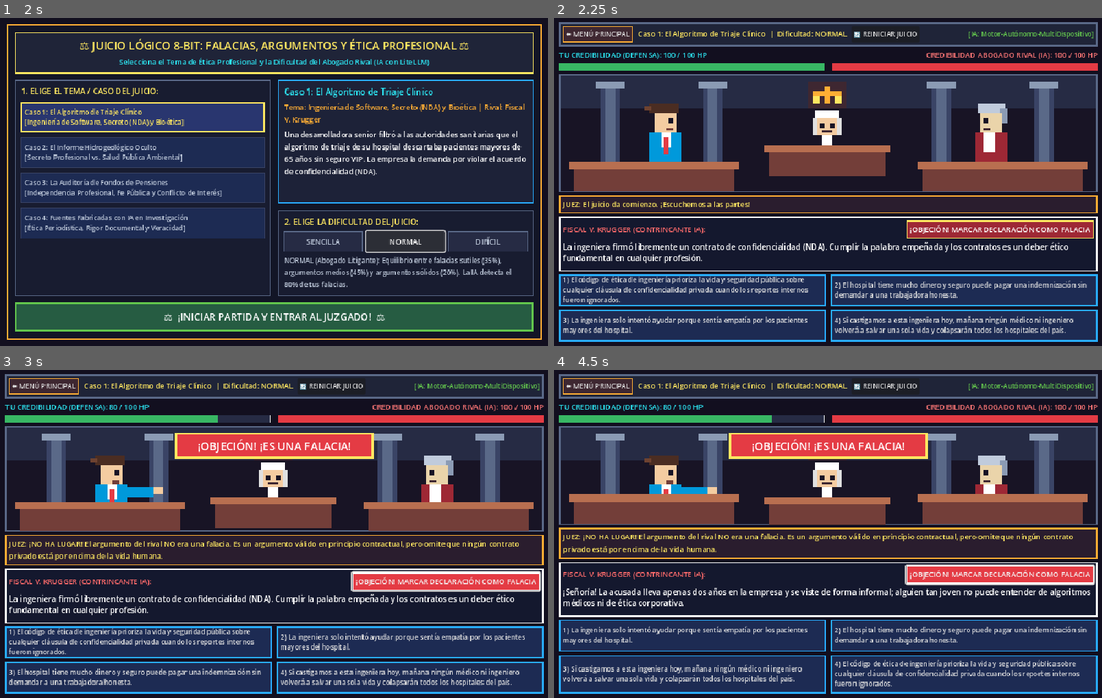
Above: before the commit, frames 1-4 (two rows, left to right).
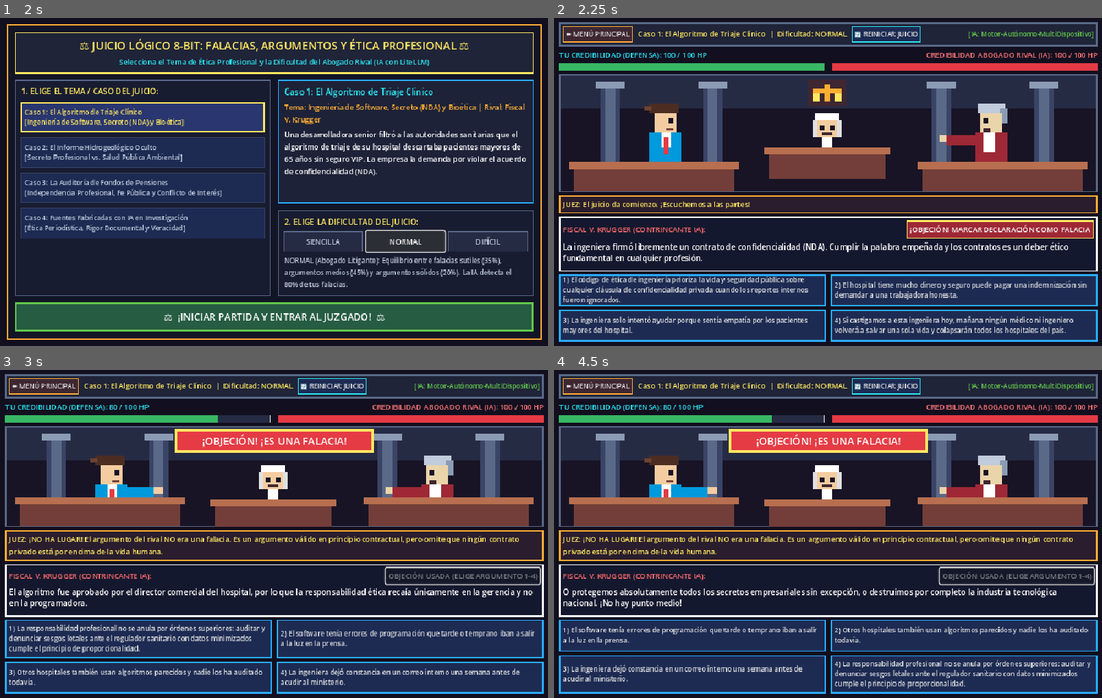
Above: after the commit, the same moments.

Repository: uBri3l/juegoFilosofia
Game: Godot game, scene res://scenes/MainCourtroom.tscn
Two runs of this game, one before a commit and one after it. Both use one fixed random seed, a clock stepped at 60 frames per second and the inputs below.
Inputs:
- Up to frame 1 (2 s): click "NORMAL" at 0.5 s; click "NORMAL" at 1.25 s
- Up to frame 2 (2.25 s): click "⚖️ ¡INICIAR PARTIDA Y ENTRAR …" at 2 s
- Up to frame 3 (3 s): click "¡OBJECIÓN! MARCAR DECLARACIÓN…" at 2.75 s
- Up to frame 4 (4.5 s): click "🔄 REINICIAR JUICIO" at 3.5 s; click "¡OBJECIÓN! MARCAR DECLARACIÓN…" at 4.25 s

Frame 1 is identical in both runs. In frame 2, 1.5% of the frame differs, in the area x 38-80%, y 2-50%; in frame 3, 22%, in the area x 0-100%, y 2-97%; in frame 4, 16%.

Commit message:
fix(playtest): corregir 4 bugs visuales y exploit de objecion detectados jugando partidas de prueba

Diff:
--- a/godot_project/scripts/MainCourtroom.gd
+++ b/godot_project/scripts/MainCourtroom.gd
@@ -421,6 +421,8 @@
 	var btn_reiniciar := Button.new()
 	btn_reiniciar.text = "🔄 REINICIAR JUICIO"
 	btn_reiniciar.add_theme_font_size_override("font_size", 11)
+	btn_reiniciar.add_theme_stylebox_override("normal", _crear_estilo_caja("#1d2b53", "#2ce8f5", 2, 5))
+	btn_reiniciar.add_theme_stylebox_override("hover", _crear_estilo_caja("#29366f", "#fee761", 2, 5))
 	btn_reiniciar.pressed.connect(iniciar_nuevo_juicio)
 	top_hbox.add_child(btn_reiniciar)
 
@@ -636,9 +638,10 @@
 
 
 func _on_marcar_falacia_pressed() -> void:
-	if esperando_respuesta or juicio_terminado:
+	if esperando_respuesta or juicio_terminado or ya_objeto_este_turno:
 		return
 	ya_objeto_este_turno = true
+	turno_idx += 1
 	stage.trigger_objection("¡OBJECIÓN! ¡ES UNA FALACIA!")
 	stage.speaker_state = "JUGADOR"
 	_solicitar_turno_litellm("MARCAR_FALACIA", {})
@@ -762,6 +765,7 @@
 
 	declaracion_rival_actual = datos.get("declaracion_rival", {})
 	var texto_rival: String = str(declaracion_rival_actual.get("dialogo", ""))
+	stage.speaker_state = "RIVAL"
 	_mostrar_dialogo_rival(texto_rival)
 
 	opciones_actuales = datos.get("opciones_jugador", [])
@@ -772,7 +776,12 @@
 		else:
 			botones_opciones[i].text = "-"
 
-	ya_objeto_este_turno = false
+	if ultima_accion_pendiente == "MARCAR_FALACIA":
+		ya_objeto_este_turno = true
+		btn_objecion_falacia.text = "OBJECIÓN USADA (ELIGE ARGUMENTO 1-4)"
+	else:
+		ya_objeto_este_turno = false
+		btn_objecion_falacia.text = "¡OBJECIÓN! MARCAR DECLARACIÓN COMO FALACIA"
 	_set_botones_habilitados(true)
 	_guardar_captura_verificacion()
 
--- a/godot_project/scripts/PixelCourtStage.gd
+++ b/godot_project/scripts/PixelCourtStage.gd
@@ -51,11 +51,17 @@
 
 func trigger_victory_animation() -> void:
 	result_state = "VICTORIA"
+	speaker_state = "JUEZ"
+	flash_player_timer = 0.0
+	flash_rival_timer = 0.0
 	objection_banner_timer = 0.0
 
 
 func trigger_defeat_animation() -> void:
 	result_state = "DERROTA"
+	speaker_state = "JUEZ"
+	flash_player_timer = 0.0
+	flash_rival_timer = 0.0
 	objection_banner_timer = 0.0
 
 
@@ -94,17 +100,18 @@
 		_draw_px_rect(px + 2, 5, 4, h_px - 16, Color("#5a6988"))
 		_draw_px_rect(px - 2, 3, 12, 3, Color("#8b9bb4"))
 
-	# Emblema dorado de la Balanza de la Justicia en el centro superior
+	# Emblema dorado de la Balanza de la Justicia en el centro superior (visible cuando no hay cartel superpuesto)
 	var cx: int = int(w_px / 2)
-	_draw_px_rect(cx - 8, 3, 16, 11, Color("#3e2731"))
-	_draw_px_rect(cx - 1, 5, 2, 7, Color("#feae34"))
-	_draw_px_rect(cx - 6, 7, 12, 2, Color("#feae34"))
-	_draw_px_rect(cx - 6, 9, 3, 3, Color("#fee761"))
-	_draw_px_rect(cx + 3, 9, 3, 3, Color("#fee761"))
+	if result_state == "NONE" and objection_banner_timer <= 0.0:
+		_draw_px_rect(cx - 8, 2, 16, 11, Color("#3e2731"))
+		_draw_px_rect(cx - 1, 4, 2, 7, Color("#feae34"))
+		_draw_px_rect(cx - 6, 6, 12, 2, Color("#feae34"))
+		_draw_px_rect(cx - 6, 8, 3, 3, Color("#fee761"))
+		_draw_px_rect(cx + 3, 8, 3, 3, Color("#fee761"))
 
 	# 2. Estrado del Juez (Centro)
 	var jx: int = cx - 9
-	var jy: int = 15
+	var jy: int = 16
 	var judge_talking: bool = (speaker_state == "JUEZ" or result_state != "NONE") and (int(anim_time * 8.0) % 2 == 0)
 	_draw_px_rect(jx + 4, jy, 10, 4, Color("#ffffff"))
 	_draw_px_rect(jx + 3, jy + 3, 2, 7, Color("#e0e0e0"))
@@ -188,16 +195,16 @@
 			_draw_px_rect(c_x, c_y, 2, 2, colores_confeti[i % colores_confeti.size()])
 
 		var v_bx: float = size.x * 0.5 - 210.0
-		var v_by: float = 12.0 + sin(anim_time * 6.0) * 4.0
-		draw_rect(Rect2(v_bx - 4, v_by - 4, 428, 48), Color("#fee761"), true)
-		draw_rect(Rect2(v_bx, v_by, 420, 40), Color("#1e6f50"), true)
+		var v_by: float = 8.0 + sin(anim_time * 6.0) * 2.0
+		draw_rect(Rect2(v_bx - 3, v_by - 3, 426, 40), Color("#fee761"), true)
+		draw_rect(Rect2(v_bx, v_by, 420, 34), Color("#1e6f50"), true)
 		draw_string(
 			ThemeDB.fallback_font,
-			Vector2(v_bx + 16, v_by + 27),
+			Vector2(v_bx + 16, v_by + 23),
 			"★ ¡VICTORIA MAGISTRAL EN EL JUICIO! ★",
 			HORIZONTAL_ALIGNMENT_CENTER,
 			388,
-			18,
+			17,
 			Color("#ffffff")
 		)
 
@@ -208,30 +215,30 @@
 			_draw_px_rect(r_x, r_y, 1, 4, Color("#e43b44"))
 
 		var d_bx: float = size.x * 0.5 - 210.0 + sin(anim_time * 30.0) * 3.0
-		var d_by: float = 12.0
-		draw_rect(Rect2(d_bx - 4, d_by - 4, 428, 48), Color("#ff0044"), true)
-		draw_rect(Rect2(d_bx, d_by, 420, 40), Color("#3e121c"), true)
+		var d_by: float = 8.0
+		draw_rect(Rect2(d_bx - 3, d_by - 3, 426, 40), Color("#ff0044"), true)
+		draw_rect(Rect2(d_bx, d_by, 420, 34), Color("#3e121c"), true)
 		draw_string(
 			ThemeDB.fallback_font,
-			Vector2(d_bx + 16, d_by + 27),
+			Vector2(d_bx + 16, d_by + 23),
 			"✖ ¡DERROTA! CREDIBILIDAD AGOTADA ✖",
 			HORIZONTAL_ALIGNMENT_CENTER,
 			388,
-			18,
+			17,
 			Color("#fee761")
 		)
 
 	elif objection_banner_timer > 0.0:
 		var bx: float = size.x * 0.5 - 160.0
-		var by: float = 14.0
-		draw_rect(Rect2(bx - 3, by - 3, 326, 42), Color("#fee761"), true)
-		draw_rect(Rect2(bx, by, 320, 36), Color("#e43b44"), true)
+		var by: float = 8.0
+		draw_rect(Rect2(bx - 3, by - 3, 326, 38), Color("#fee761"), true)
+		draw_rect(Rect2(bx, by, 320, 32), Color("#e43b44"), true)
 		draw_string(
 			ThemeDB.fallback_font,
-			Vector2(bx + 16, by + 25),
+			Vector2(bx + 16, by + 22),
 			objection_text,
 			HORIZONTAL_ALIGNMENT_CENTER,
 			288,
-			18,
+			17,
 			Color("#ffffff")
 		)
--- /dev/null
+++ b/godot_project/scripts/PlaytestVisualYCaos.gd
@@ -0,0 +1,224 @@
+extends SceneTree
+## Agente de Playtesting Visual y Pruebas de Caos (Monkey / Adversarial Testing).
+## Ejecuta partidas de prueba reales con renderizado OpenGL, captura imágenes PNG
+## y verifica tanto la ausencia de bugs visuales como la resistencia ante acciones
+## accidentales o malintencionadas de un jugador ("romper el juego").
+
+var dir_capturas: String = "c:/Users/gabri/OneDrive/Escritorio/juegoFilosofia/capturas_playtest"
+var anomalias_detectadas: Array[String] = []
+var pruebas_superadas: Array[String] = []
+
+
+func _init() -> void:
+	DirAccess.make_dir_recursive_absolute(dir_capturas)
+	call_deferred("_iniciar_playtest_visual")
+
+
+func _capturar_pantalla(nombre: String) -> void:
+	await process_frame
+	await process_frame
+	await RenderingServer.frame_post_draw
+	var tex: ViewportTexture = root.get_texture()
+	if tex:
+		var img: Image = tex.get_image()
+		if img:
+			img.save_png(dir_capturas + "/" + nombre + ".png")
+			print("   [CAPTURA] Guardada: " + nombre + ".png (" + str(img.get_width()) + "x" + str(img.get_height()) + ")")
+
+
+func _auditar_geometria_ui(app: Control, contexto: String) -> void:
+	await process_frame
+	await process_frame
+	var vp_size: Vector2 = root.get_visible_rect().size
+	print("   [AUDITORÍA GEOMÉTRICA - %s] Viewport: %dx%d" % [contexto, int(vp_size.x), int(vp_size.y)])
+
+	var controles_a_verificar: Array[Dictionary] = []
+	if app.menu_container.visible:
+		controles_a_verificar.append({"nombre": "menu_container", "nodo": app.menu_container})
+		for i in range(app.btns_menu_casos.size()):
+			controles_a_verificar.append({"nombre": "btn_menu_caso_%d" % i, "nodo": app.btns_menu_casos[i]})
+		for j in range(app.btns_menu_difs.size()):
+			controles_a_verificar.append({"nombre": "btn_menu_dif_%d" % j, "nodo": app.btns_menu_difs[j]})
+	if app.game_container.visible:
+		controles_a_verificar.append({"nombre": "stage", "nodo": app.stage})
+		controles_a_verificar.append({"nombre": "lbl_juez_feedback", "nodo": app.lbl_juez_feedback})
+		controles_a_verificar.append({"nombre": "lbl_dialogo_rival", "nodo": app.lbl_dialogo_rival})
+		controles_a_verificar.append({"nombre": "btn_objecion_falacia", "nodo": app.btn_objecion_falacia})
+		if app.grid_opciones.visible:
+			for k in range(app.botones_opciones.size()):
+				controles_a_verificar.append({"nombre": "boton_opcion_%d" % k, "nodo": app.botones_opciones[k]})
+		if app.endgame_panel.visible:
+			controles_a_verificar.append({"nombre": "endgame_panel", "nodo": app.endgame_panel})
+
+	for item in controles_a_verificar:
+		var ctrl: Control = item["nodo"]
+		var rect: Rect2 = ctrl.get_global_rect()
+		var nombre_c: String = item["nombre"]
+		if rect.position.x < -1.0 or (rect.position.x + rect.size.x) > (vp_size.x + 2.0):
+			var msg_x: String = "[BUG VISUAL HORIZONTAL en %s] '%s' se sale del ancho (right=%.1f > %.1f)" % [
+				contexto, nombre_c, rect.position.x + rect.size.x, vp_size.x
+			]
+			anomalias_detectadas.append(msg_x)
+			print("      !!! " + msg_x)
+		if rect.position.y < -1.0 or (rect.position.y + rect.size.y) > (vp_size.y + 2.0):
+			var msg_y: String = "[BUG VISUAL VERTICAL en %s] '%s' se sale del alto (bottom=%.1f > %.1f)" % [
+				contexto, nombre_c, rect.position.y + rect.size.y, vp_size.y
+			]
+			anomalias_detectadas.append(msg_y)
+			print("      !!! " + msg_y)
+
+	pruebas_superadas.append("Geometría UI íntegra sin desbordamientos en " + contexto)
+
+
+func _esperar_turno(app: Control) -> void:
+	var t: float = 0.0
+	while app.esperando_respuesta and t < 6.2:
+		await create_timer(0.05).timeout
+		t += 0.05
+
+
+func _iniciar_playtest_visual() -> void:
+	print("======================================================================")
+	print(" INICIANDO PLAYTEST VISUAL Y PRUEBAS DE CAOS (JUGADOR REAL / BREAKER)")
+	print("======================================================================")
+
+	var packed: PackedScene = load("res://scenes/MainCourtroom.tscn")
+	var app: Control = packed.instantiate()
+	root.add_child(app)
+
+	await process_frame
+	await process_frame
+	await create_timer(0.15).timeout
+
+	# 1. Auditar Menú Principal
+	await _auditar_geometria_ui(app, "MENU_CASO_1")
+	await _capturar_pantalla("01_menu_principal_caso1")
+
+	app.btns_menu_casos[3].pressed.emit()
+	app.btns_menu_difs[2].pressed.emit()
+	await _auditar_geometria_ui(app, "MENU_CASO_4_DIFICIL")
+	await _capturar_pantalla("02_menu_principal_caso4_dificil")
+
+	# 2. Entrar a partida y auditar turno inicial + estado de animación del Fiscal
+	app.btns_menu_casos[0].pressed.emit()
+	app.btns_menu_difs[1].pressed.emit()
+	app.comenzar_partida_desde_menu()
+	await _esperar_turno(app)
+	await _auditar_geometria_ui(app, "JUZGADO_TURNO_INICIAL")
+	await _capturar_pantalla("03_juzgado_turno_inicial")
+
+	if app.stage.speaker_state != "RIVAL":
+		anomalias_detectadas.append("[BUG ANIMACIÓN ESCENARIO] stage.speaker_state='%s' en vez de 'RIVAL'" % app.stage.speaker_state)
+	else:
+		pruebas_superadas.append("Animación de hablante sincronizada con el Fiscal Rival (speaker_state == 'RIVAL')")
+
+	# 3. PRUEBA DE CAOS #1: Cancelación de petición en vuelo (Salir al menú / cambiar de caso a mitad de carga)
+	print("\n-> [CAOS #1] Clic en opción e inmediatamente 'Menú Principal' -> Nuevo Caso con petición en vuelo...")
+	app.botones_opciones[0].pressed.emit()
+	app.mostrar_menu_principal()
+	app.btns_menu_casos[1].pressed.emit()
+	app.comenzar_partida_desde_menu()
+	await _esperar_turno(app)
+	if app.caso_id_actual != "caso_vertido_quimico":
+		anomalias_detectadas.append("[BUG ESTADO] Al cambiar rápido de caso no se mantuvo caso_vertido_quimico")
+	else:
+		pruebas_superadas.append("Cancelación limpia de petición HTTP al salir al Menú Principal a mitad de turno")
+
+	# 4. PRUEBA DE CAOS #2: Anti-Exploit de Spam de "¡OBJECIÓN!"
+	print("\n-> [CAOS #2] Verificando avance de turno y bloqueo de doble '¡OBJECIÓN!' consecutiva...")
+	var turno_antes_obj: int = app.turno_idx
+	app.btn_objecion_falacia.pressed.emit()
+	await _capturar_pantalla("04_juzgado_cartel_objecion")
+	await _esperar_turno(app)
+
+	if app.turno_idx != turno_antes_obj + 1:
+		anomalias_detectadas.append("[BUG EXPLOIT] turno_idx no avanzó tras pulsar ¡OBJECIÓN!")
+	else:
+		pruebas_superadas.append("Avance de turno_idx garantizado al usar ¡OBJECIÓN! (%d -> %d)" % [turno_antes_obj, app.turno_idx])
+
+	if not app.btn_objecion_falacia.disabled or not app.ya_objeto_este_turno:
+		anomalias_detectadas.append("[BUG EXPLOIT] El botón de ¡OBJECIÓN! quedó habilitado para spam consecutivo sin argumentar")
+	else:
+		# Intentar forzar otro clic en ¡OBJECIÓN! estando bloqueado
+		var t_bloqueado: int = app.turno_idx
+		app.btn_objecion_falacia.pressed.emit()
+		if app.turno_idx != t_bloqueado:
+			anomalias_detectadas.append("[BUG EXPLOIT] Se pudo spamear ¡OBJECIÓN! estando deshabilitado")
+		else:
+			pruebas_superadas.append("Anti-Exploit de doble ¡OBJECIÓN! consecutiva verificado (obliga a elegir argumento 1-4)")
+
+	# Al elegir un argumento (1..4), el botón de ¡OBJECIÓN! debe volver a habilitarse para el nuevo turno
+	app.botones_opciones[0].pressed.emit()
+	await _esperar_turno(app)
+	if not app.juicio_terminado and app.btn_objecion_falacia.disabled:
+		anomalias_detectadas.append("[BUG ESTADO] El botón de ¡OBJECIÓN! no se reactivó después de elegir un argumento")
+	else:
+		pruebas_superadas.append("Reactivación de ¡OBJECIÓN! tras presentar argumento verificada")
+
+	# 5. PRUEBA DE CAOS #3: Textos largos extremos en Caso 3
+	print("\n-> [CAOS #3] Probando textos más largos del juego (Caso 3 en DIFICIL)...")
+	app.servidor_local_disponible = false
+	app.btns_menu_casos[2].pressed.emit()
+	app.btns_menu_difs[2].pressed.emit()
+	app.comenzar_partida_desde_menu()
+	app.botones_opciones[0].pressed.emit()
+	await _auditar_geometria_ui(app, "JUZGADO_TEXTOS_LARGOS_CASO_3")
+	await _capturar_pantalla("05_juzgado_textos_largos_caso3")
+
+	# 6. PRUEBA DE CAOS #4: Pantallas de VICTORIA y DERROTA limpias y bloqueo post-partida
+	print("\n-> [CAOS #4] Auditando pantallas de VICTORIA y DERROTA y bloqueo de acciones post-juicio...")
+	app._mostrar_pantalla_fin_de_juego(true)
+	await _auditar_geometria_ui(app, "PANTALLA_VICTORIA")
+	await _capturar_pantalla("06_pantalla_victoria")
+	if app.stage.speaker_state != "JUEZ" or app.stage.flash_player_timer > 0.0:
+		anomalias_detectadas.append("[BUG VISUAL VICTORIA] Estado sucio de hablante o flash de daño en VICTORIA")
+	else:
+		pruebas_superadas.append("Pantalla de VICTORIA limpia (sin flashes residuales ni brazos apuntando fuera de turno)")
+
+	app._mostrar_pantalla_fin_de_juego(false)
+	await _auditar_geometria_ui(app, "PANTALLA_DERROTA")
+	await _capturar_pantalla("07_pantalla_derrota")
+	if app.stage.speaker_state != "JUEZ" or app.stage.flash_player_timer > 0.0:
+		anomalias_detectadas.append("[BUG VISUAL DERROTA] Estado sucio de hablante o flash de daño en DERROTA")
+	else:
+		pruebas_superadas.append("Pantalla de DERROTA limpia (sin flashes residuales ni postura de ataque del jugador derrotado)")
+
+	# 7. PRUEBA DE CAOS #5: MONKEY TESTING (50 acciones aleatorias frenéticas de un jugador caótico)
+	print("\n-> [CAOS #5] Ejecutando Monkey Testing (50 acciones caóticas aleatorias a máxima velocidad)...")
+	var rng := RandomNumberGenerator.new()
+	rng.seed = 20261107
+	app.mostrar_menu_principal()
+	app.comenzar_partida_desde_menu()
+	for paso in range(50):
+		var accion_mono: int = rng.randi_range(0, 6)
+		match accion_mono:
+			0, 1, 2, 3:
+				app.botones_opciones[accion_mono].pressed.emit()
+			4:
+				app.btn_objecion_falacia.pressed.emit()
+			5:
+				app.iniciar_nuevo_juicio()
+			6:
+				app.mostrar_menu_principal()
+				app.btns_menu_casos[rng.randi_range(0, 3)].pressed.emit()
+				app.btns_menu_difs[rng.randi_range(0, 2)].pressed.emit()
+				app.comenzar_partida_desde_menu()
+		if app.hp_jugador < 0 or app.hp_jugador > 100 or app.hp_rival < 0 or app.hp_rival > 100:
+			anomalias_detectadas.append("[BUG MONKEY] HP fuera de límites [0..100] en paso %d" % paso)
+	pruebas_superadas.append("Monkey Testing de 50 acciones caóticas superado sin crashes ni estados corruptos")
+
+	print("\n======================================================================")
+	print(" RESUMEN FINAL DEL PLAYTEST VISUAL Y AUDITORÍA ANTI-ROTURA")
+	print("======================================================================")
+	print(" - Pruebas visuales y de caos superadas: %d" % pruebas_superadas.size())
+	for ok_msg in pruebas_superadas:
+		print("   [OK] " + ok_msg)
+	print(" - Anomalías / Bugs restantes          : %d" % anomalias_detectadas.size())
+	for anom in anomalias_detectadas:
+		print("   [FAIL] " + anom)
+	print("======================================================================")
+
+	if anomalias_detectadas.size() > 0:
+		quit(1)
+	else:
+		quit(0)
--- a/godot_project/scripts/TestCajaNegraGodot.gd
+++ b/godot_project/scripts/TestCajaNegraGodot.gd
@@ -172,8 +172,8 @@
 	var rondas_derrota: int = 0
 	while not app.juicio_terminado and rondas_derrota < 15:
 		rondas_derrota += 1
-		# Si la declaración del rival NO es falacia, objetar falsamente resta 20 HP; si es falacia, elegir argumento MEDIO en DIFICIL resta 15 HP
-		if not bool(app.declaracion_rival_actual.get("es_falacia", false)):
+		# Si la declaración del rival NO es falacia y no se usó objeción el turno previo, objetar falsamente resta 20 HP; de lo contrario elegir argumento MEDIO en DIFICIL resta 15 HP
+		if (not bool(app.declaracion_rival_actual.get("es_falacia", false))) and (not app.btn_objecion_falacia.disabled):
 			app.btn_objecion_falacia.pressed.emit()
 		else:
 			var idx_medio: int = 0
